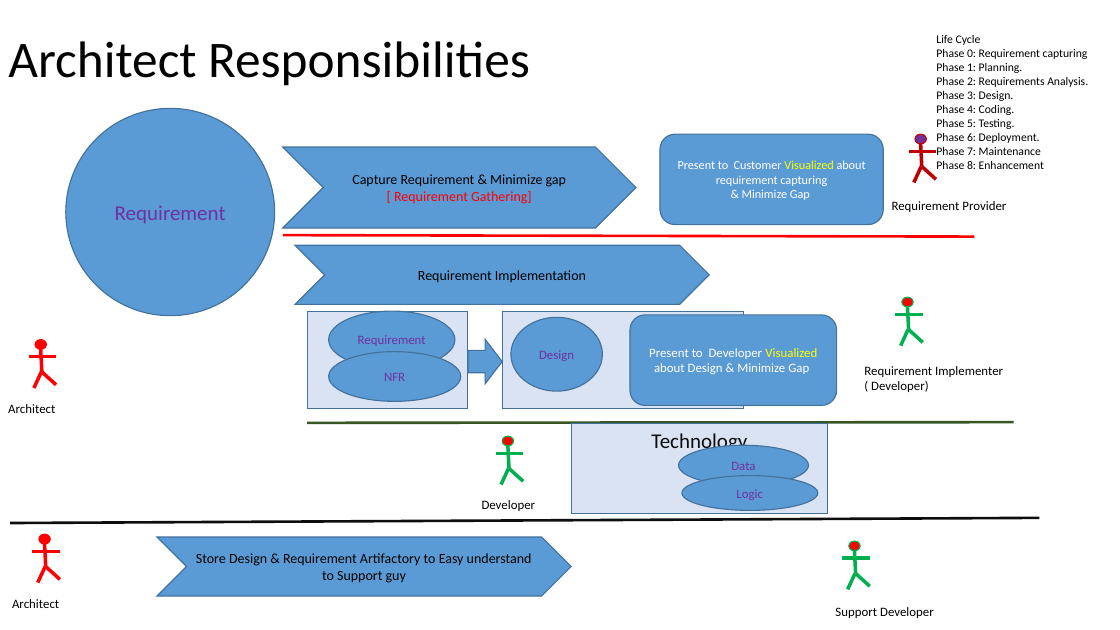
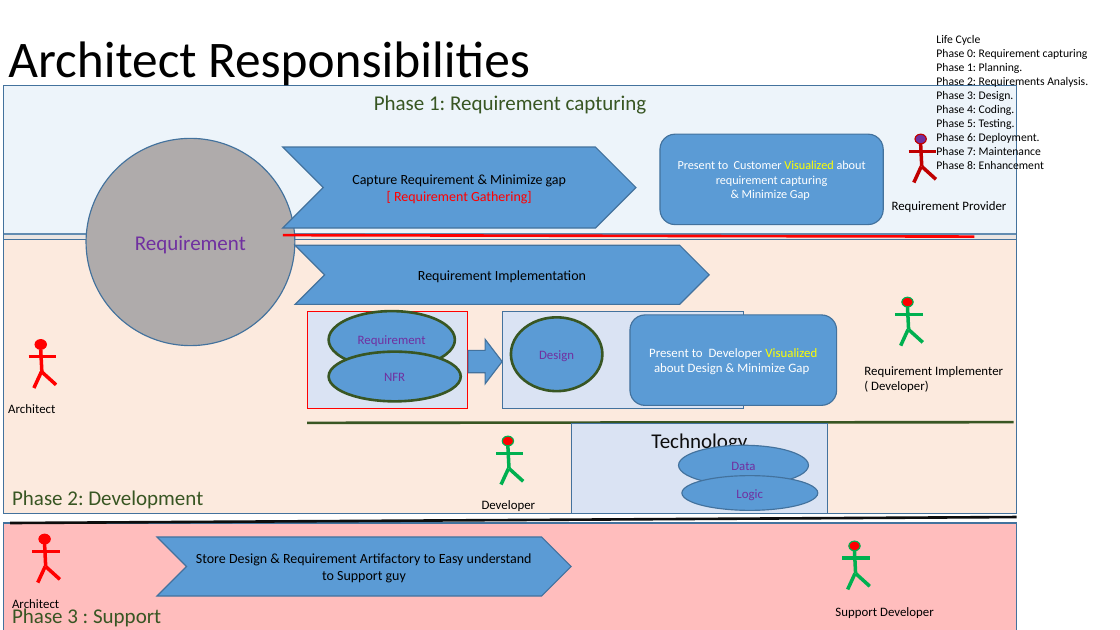
Before and after one commit to singhsiddh/sai, a slide deck: slide 3 of interview/Architecture.pptx. Drawn at 1120x630 pixels with LibreOffice and Linux fonts; fonts in the diff are those of the drawing. Boxes give left, top, right and bottom in pixels: in the first picture for what was removed or moved away, otherwise in the second. Text is boxed around its words. In the diff, an @@ line names an element or a change of style, - is before the commit and + after.

Commit message:
Fine tune few Architect slide ,WIP...

```diff
--- a/interview/Architecture.pptx
+++ b/interview/Architecture.pptx
@@ rectangle added at <box>4,85,1017,239</box>, fill #BDD7EE at 26% opacity, outline #43739E 1 pt, 18 pt, text #385723 @@
+Phase 1: Requirement capturing
@@ ellipse "Requirement": place and size @@
-ellipse "Requirement" at <box>66,108,275,316</box>
+ellipse "Requirement" at <box>86,139,295,346</box>
@@ ellipse "Requirement" at <box>86,139,295,346</box>: fill #5B9BD5 to #AFABAB @@
@@ rectangle added at <box>4,234,1017,514</box>, fill #F4B183 at 26% opacity, outline #43739E 1 pt, 18 pt, text #385723 @@
+Phase 2: Development
@@ rectangle at <box>308,311,468,408</box>: outline #43739E 1 pt to #FF0000 1 pt @@
@@ outline #43739E 1 pt to #385723 2.25 pt in 3 elements at <box>329,311,455,368</box>, <box>329,352,460,402</box>, <box>511,318,602,392</box> @@
@@ rectangle added at <box>4,523,1017,630</box>, fill #FF0000 at 26% opacity, outline #43739E 1 pt, 18 pt, text #385723 @@
+Phase 3 : Support
@@ line moved from (10, 523) - (1039, 518) to (10, 523) - (1017, 518) @@
```
Also in this commit, not shown: 2 other slides changed, 1 slide added.
